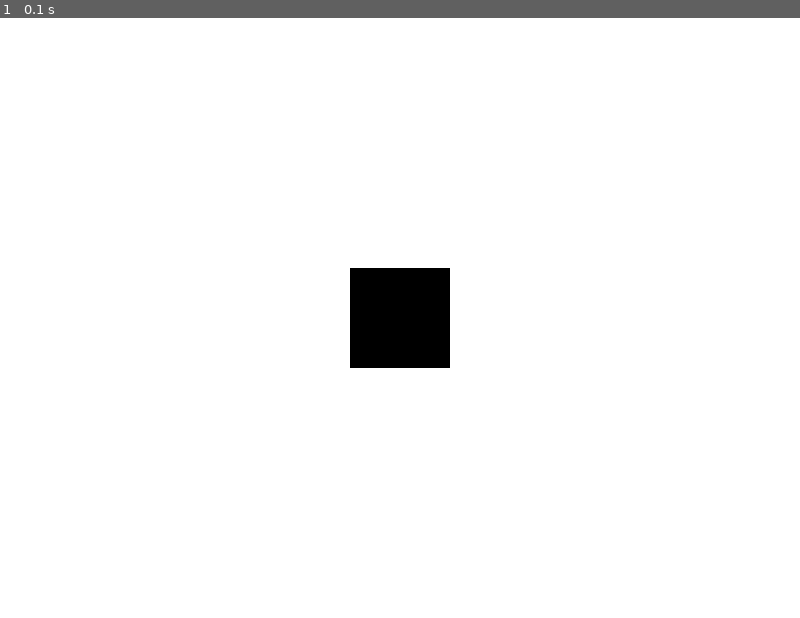
Above: before the commit, frame 1.
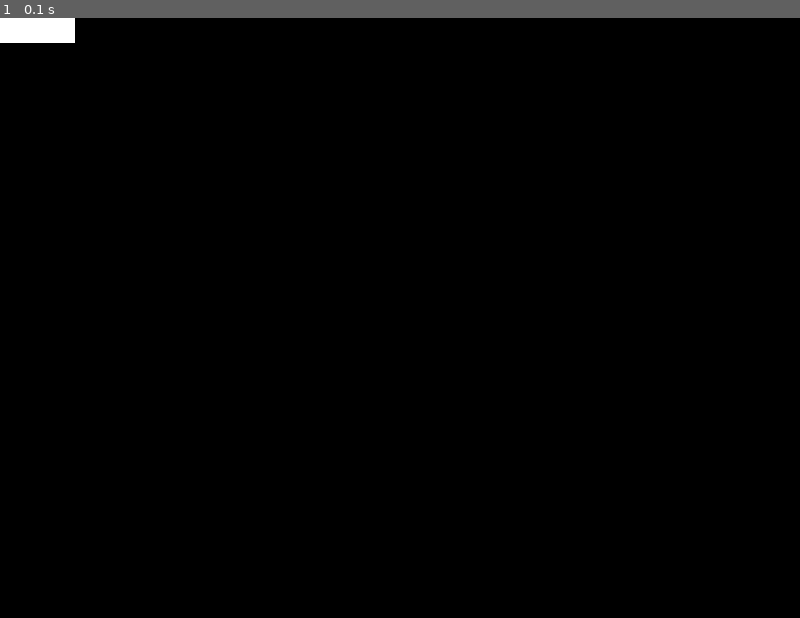
Above: after the commit, the same moment.

Repository: SaberHardy/pyGame
Game: pygame game, started from main.py
Two runs of this game, one before a commit and one after it. Both use one fixed random seed, a clock stepped at 60 frames per second and the inputs below.
Inputs:
- Up to frame 1 (0.1 s): no input

The runs differ from the first frame. In frame 1, 98% of the frame differs, in the area x 0-100%, y 0-100%.

Commit message:
create class Player(Sprite)

Diff:
--- /dev/null
+++ b/classes/player.py
@@ -0,0 +1,10 @@
+import pygame
+
+
+class Player(pygame.sprite.Sprite):
+    def __init__(self):
+        super(Player, self).__init__()
+        self.surface = pygame.Surface((75, 25))
+        self.surface.fill((255, 255, 255))
+        print('user printed')
+        self.rectangle = self.surface.get_rect()
--- a/main.py
+++ b/main.py
@@ -1,4 +1,5 @@
 import pygame
+from classes.player import Player
 
 # Import keys to control the game
 from pygame.locals import (
@@ -21,6 +22,9 @@
 # The size is determined by the constant SCREEN_WIDTH and SCREEN_HEIGHT
 screen = pygame.display.set_mode((SCREEN_WIDTH, SCREEN_HEIGHT))
 
+# This object is created from the player class that inherits from Player Main class
+player = Player()
+
 running = True
 
 while running:
@@ -34,18 +38,24 @@
             running = False
 
     # Turn the screen from black(Default color) to White color
-    screen.fill((255, 255, 255))
+    # screen.fill((255, 255, 255))
+    #
+    # surface = pygame.Surface((100, 100))
+    #
+    # Fill the small rectangle with black color
+    screen.fill((0, 0, 0))
+    # rectangle = surface.get_rect()
 
-    surface = pygame.Surface((100, 100))
+    # surface_center = (
+    #     (SCREEN_WIDTH - surface.get_width()) / 2,
+    #     (SCREEN_HEIGHT - surface.get_height()) / 2)
 
-    # Fill the small rectangle with black color
-    surface.fill((0, 0, 0))
-    rectangle = surface.get_rect()
+    # This line will display the rectangle from Top left corner
+    screen.blit(player.surface, player.rectangle)
 
-    surface_center = (
-        (SCREEN_WIDTH - surface.get_width()) / 2,
-        (SCREEN_HEIGHT - surface.get_height()) / 2)
-
-    screen.blit(surface, surface_center)
+    # This will display the rectangle in the center of the screen
+    # screen.blit(player.surface, surface_center)
 
     pygame.display.flip()
+
+# User Input
